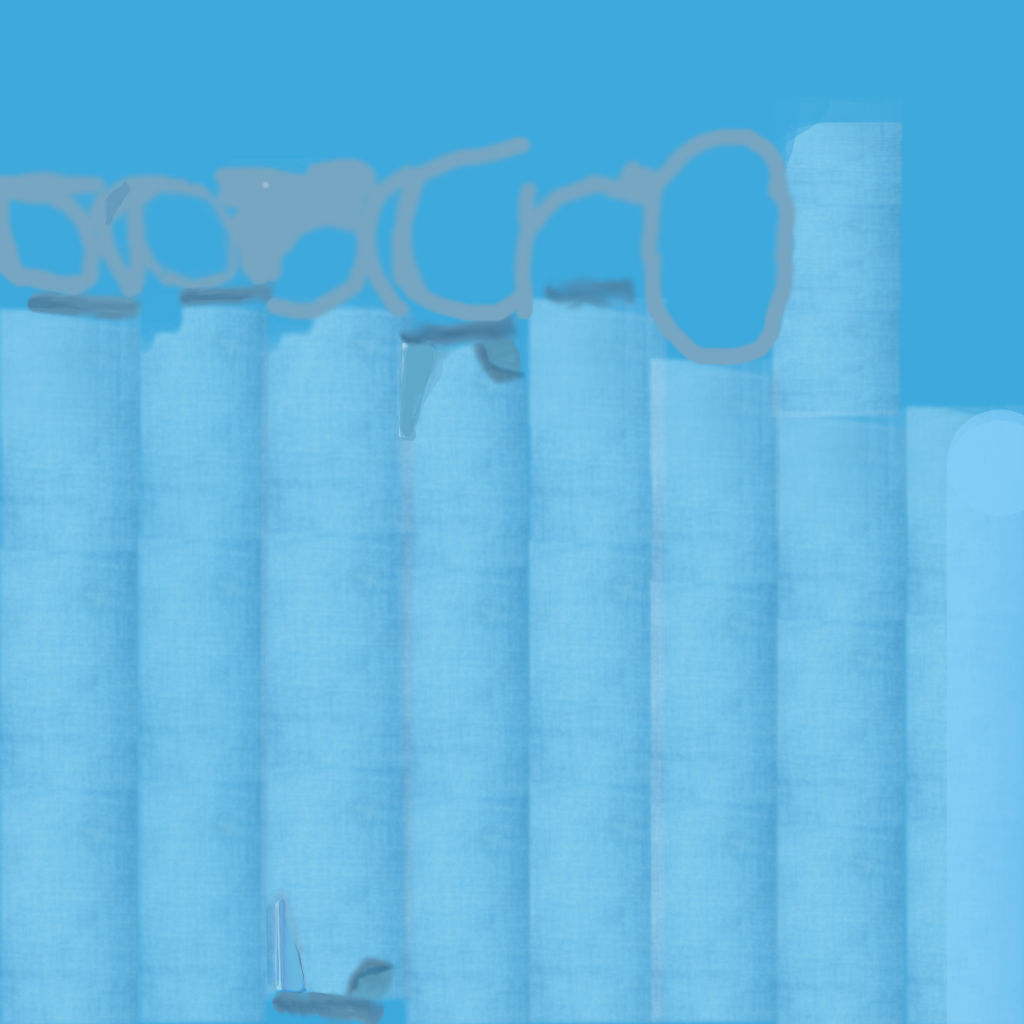
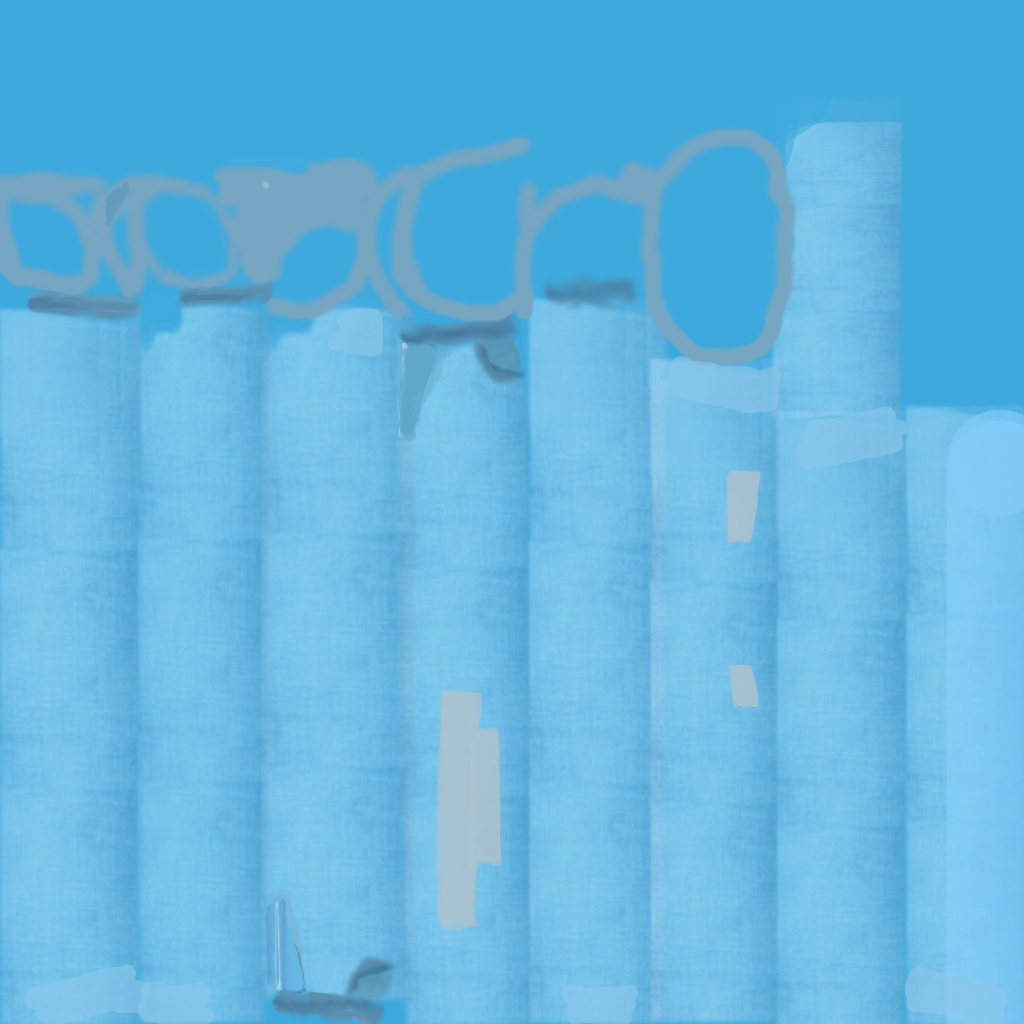
Layers edited between the first and the second 1024×1024 image:
added layer "Layer #3" above "Layer #1" over [24, 308, 1007, 1024]
painted on "Layer #1" over [931, 981, 969, 1011]
added layer "Layer #2" above "1.jpg copy #4" over [962, 996, 985, 1018]
